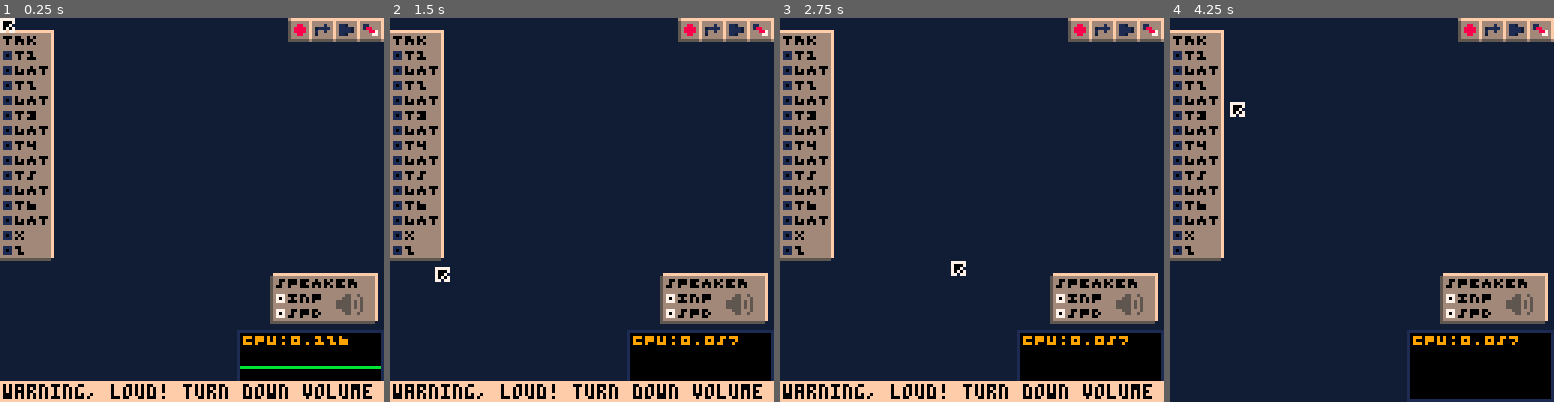
Above: before the commit, frames 1-4 (left to right).
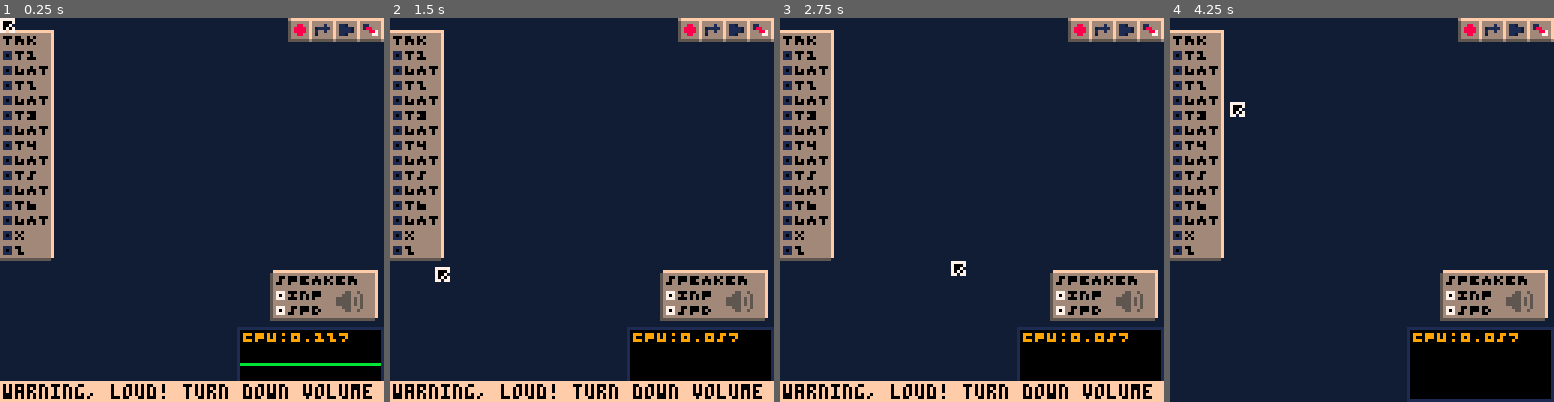
Above: after the commit, the same moments.

Repository: waporwave2/WWModular
Game: PICO-8 cartridge wwmodular.p8
Same seed, same stepped clock (60 frames per second), same inputs: the game is played once before the commit and once after it.
Inputs (mouse positions are in pixels of both pictures, inside the frame that each line leads up to):
- Up to frame 1 (0.25 s): no input
- Up to frame 2 (1.5 s): tap X (X key) at 0.33, 1.07 s; click (670, 121) at 0.67 s; tap O (Z key) at 0.7 s; click (436, 267) at 1.22 s
- Up to frame 3 (2.75 s): hold Right 1.6-2.1 s; tap O (Z key) at 1.7, 2.1, 2.5 s; click (887, 114) at 1.77 s; tap X (X key) at 1.85 s; hold Up 2.15-2.42 s; click (952, 259) at 2.32 s; hold Right from 2.47 s (still down)
- Up to frame 4 (4.25 s): click (1404, 106) at 2.87 s; tap O (Z key) every 0.4 s from 2.9 to 4.1 s; tap X (X key) at 2.97, 4.08 s; release Right at 3.03 s; hold Left 3.08-3.58 s; click (1465, 256) at 3.42 s; hold Down 3.63-3.97 s; click (1231, 102) at 3.97 s; hold Right from 4.02 s (still down)

The runs differ from the first frame. In frame 1, 3.1% of the frame differs, in the area x 61-100%, y 65-92%; in frame 2, 2.6%; in frame 3, 2.6%; in frame 4, 2.6%.

Commit message:
heighten osc visualizer by 1
now it's an odd number of pixels tall

Diff:
--- a/draw.lua
+++ b/draw.lua
@@ -12,21 +12,21 @@
       ?"audio quality suffers on\nweb. for best experience,\nplease download on pc.",22,50,6
     end
     --osc
-    rectfill(80,105,126,126,0)
+    rectfill(80,104,126,126,0)
     if hqmode then
-      rect(79,104,127,127,6)
+      rect(79,103,127,127,6)
 
       line(11)
       for lind,lval in ipairs(oscbuf) do
         lval=((lval+1)%2.01)-1
-        local y=116-lval*10.9
+        local y=115-lval*10.9
         if lval<0 then y=ceil(y) end
         line(79+lind,y)
       end
     end
     local cpustr=tostr(cpuusage\.001/1000)
     while #cpustr<5 do cpustr..="0" end --rightpad
-    ?"cpu:"..cpustr,81,106,10
+    ?"cpu:"..cpustr,81,105,10
 
     --modules
     for mod in all(modules) do
--- a/modules.lua
+++ b/modules.lua
@@ -117,7 +117,7 @@
   name="speaker",
   undeletable=true,
   x=91,
-  y=86,
+  y=85,
   iname=split"inp,spd",
   oname={},
   step=function(self)
